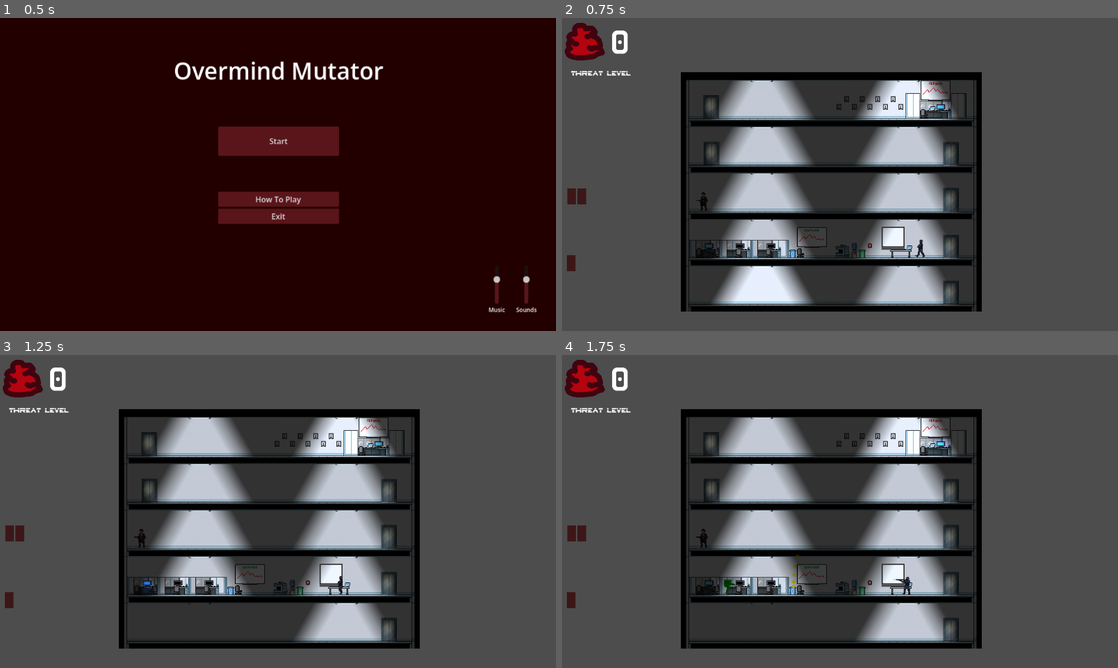
Above: before the commit, frames 1-4 (two rows, left to right).
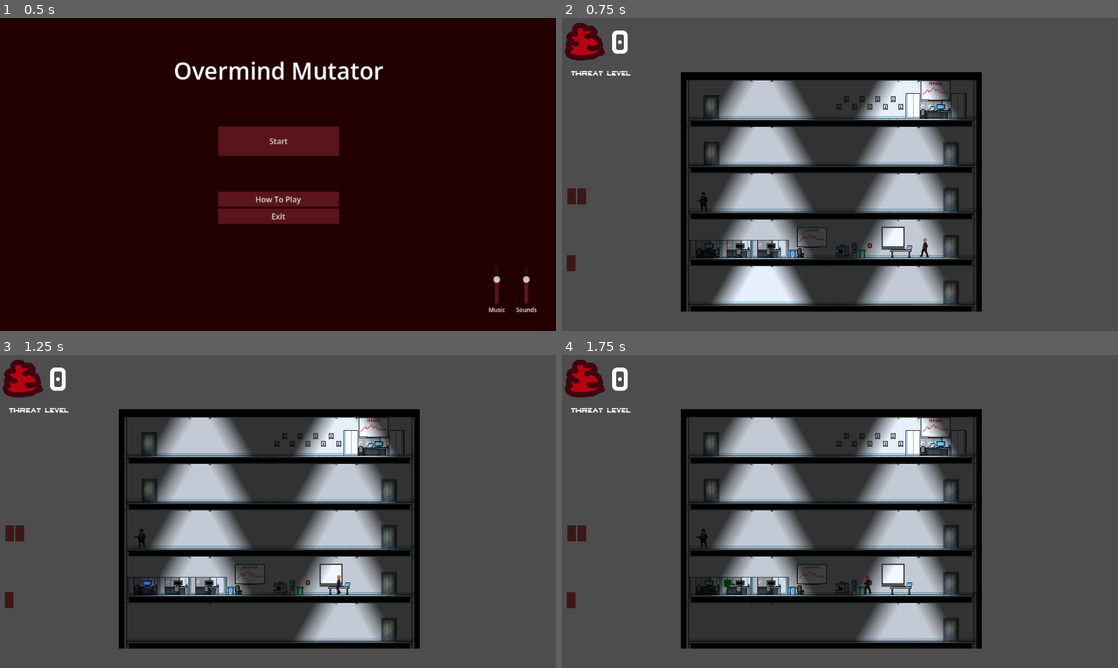
Above: after the commit, the same moments.

Repository: Lambosaurus/wildjam-mutation
Game: Godot game, scene res://ui/start_screen.tscn
Two runs of this game, one before a commit and one after it. Both use one fixed random seed, a clock stepped at 60 frames per second and the inputs below.
Inputs (mouse positions are in pixels of both pictures, inside the frame that each line leads up to):
- Up to frame 1 (0.5 s): no input
- Up to frame 2 (0.75 s): click "Start" at 0.5 s
- Up to frame 3 (1.25 s): no input
- Up to frame 4 (1.75 s): tap Enter at 1.25 s; drag from (584, 533) to (951, 630) at 1.27 s

Frame 1 is identical in both runs. In frame 2, less than 0.1% of the frame differs, in the area x 63-66%, y 70-77%; in frame 3, less than 0.1%; in frame 4, 0.1%, in the area x 41-63%, y 64-77%.

Commit message:
Update human stats

Diff:
--- a/creatures/human/human.tscn
+++ b/creatures/human/human.tscn
@@ -39,6 +39,7 @@
 shape = SubResource("RectangleShape2D_gnv0q")
 
 [node name="TargetSelector" parent="." unique_id=1093162238 instance=ExtResource("4_iru6h")]
+visible = false
 target_bit = 3
 
 [node name="Sprite2D" type="Sprite2D" parent="." unique_id=1666293401]
--- a/creatures/human/types/boss.tres
+++ b/creatures/human/types/boss.tres
@@ -12,7 +12,7 @@
 giblet_count = 25
 sprites = ExtResource("2_4k5br")
 flee_range = 0.0
-shoot_range = 800.0
+shoot_range = 400.0
 shoot_duration = 0.15
 bullet_damage = 35.0
 bullet_spread = 0.3
--- a/creatures/human/types/janitor.tres
+++ b/creatures/human/types/janitor.tres
@@ -8,7 +8,6 @@
 name = "Janitor"
 giblet_count = 4
 sprites = ExtResource("2_8tu1j")
-flee_range = 300.0
 melee_range = 50.0
 melee_damage = 35.0
 metadata/_custom_type_script = "uid://xg3orhtcol5l"
--- a/creatures/human/types/office_chad.tres
+++ b/creatures/human/types/office_chad.tres
@@ -11,6 +11,7 @@
 run_speed = 150.0
 giblet_count = 7
 sprites = ExtResource("2_ob20x")
+flee_range = 100.0
 melee_range = 50.0
 melee_damage = 25.0
 metadata/_custom_type_script = "uid://xg3orhtcol5l"
--- a/creatures/human/types/office_manager.tres
+++ b/creatures/human/types/office_manager.tres
@@ -9,9 +9,9 @@
 max_health = 125.0
 giblet_count = 6
 sprites = ExtResource("2_36jdv")
-chase_range = 600.0
-flee_range = 100.0
-shoot_range = 500.0
+chase_range = 400.0
+flee_range = 75.0
+shoot_range = 300.0
 shoot_duration = 1.0
 bullet_damage = 35.0
 metadata/_custom_type_script = "uid://xg3orhtcol5l"
--- a/creatures/human/types/office_worker.tres
+++ b/creatures/human/types/office_worker.tres
@@ -7,5 +7,5 @@
 script = ExtResource("1_s73uf")
 name = "Office Worker"
 sprites = ExtResource("2_healn")
-flee_range = 300.0
+flee_range = 150.0
 metadata/_custom_type_script = "uid://xg3orhtcol5l"
--- a/creatures/human/types/science_security.tres
+++ b/creatures/human/types/science_security.tres
@@ -11,8 +11,9 @@
 run_speed = 150.0
 giblet_count = 8
 sprites = ExtResource("2_fb4cg")
-flee_range = 100.0
-shoot_range = 500.0
+chase_range = 400.0
+flee_range = 75.0
+shoot_range = 300.0
 shoot_duration = 0.25
 bullet_damage = 10.0
 bullet_spread = 0.2
--- a/creatures/human/types/scientist.tres
+++ b/creatures/human/types/scientist.tres
@@ -11,5 +11,5 @@
 run_speed = 150.0
 giblet_count = 6
 sprites = ExtResource("2_hv2kx")
-flee_range = 250.0
+flee_range = 150.0
 metadata/_custom_type_script = "uid://xg3orhtcol5l"
--- a/creatures/human/types/security_enforcer.tres
+++ b/creatures/human/types/security_enforcer.tres
@@ -9,8 +9,9 @@
 max_health = 150.0
 giblet_count = 7
 sprites = ExtResource("2_ufmkq")
-chase_range = 600.0
-shoot_range = 300.0
+chase_range = 400.0
+flee_range = 75.0
+shoot_range = 200.0
 shoot_duration = 1.5
 bullet_damage = 10.0
 bullet_count = 6
--- a/creatures/human/types/security_guard.tres
+++ b/creatures/human/types/security_guard.tres
@@ -11,7 +11,7 @@
 run_speed = 300.0
 giblet_count = 7
 sprites = ExtResource("2_n2uqf")
-chase_range = 600.0
-flee_range = 150.0
-shoot_range = 400.0
+chase_range = 500.0
+flee_range = 75.0
+shoot_range = 350.0
 metadata/_custom_type_script = "uid://xg3orhtcol5l"
--- a/creatures/human/types/security_officer.tres
+++ b/creatures/human/types/security_officer.tres
@@ -11,7 +11,7 @@
 run_speed = 250.0
 giblet_count = 7
 sprites = ExtResource("2_yhg8q")
-chase_range = 600.0
-flee_range = 100.0
-shoot_range = 400.0
+chase_range = 450.0
+flee_range = 75.0
+shoot_range = 300.0
 metadata/_custom_type_script = "uid://xg3orhtcol5l"
--- a/creatures/human/types/swat_defender.tres
+++ b/creatures/human/types/swat_defender.tres
@@ -11,8 +11,8 @@
 run_speed = 100.0
 giblet_count = 10
 sprites = ExtResource("2_eban2")
-chase_range = 800.0
+chase_range = 600.0
 flee_range = 0.0
-shoot_range = 400.0
+shoot_range = 250.0
 shoot_duration = 1.0
 metadata/_custom_type_script = "uid://xg3orhtcol5l"
--- a/creatures/human/types/swat_offender.tres
+++ b/creatures/human/types/swat_offender.tres
@@ -11,9 +11,9 @@
 run_speed = 150.0
 giblet_count = 10
 sprites = ExtResource("2_xjf83")
-chase_range = 800.0
+chase_range = 600.0
 flee_range = 0.0
-shoot_range = 500.0
+shoot_range = 350.0
 shoot_duration = 1.0
 bullet_damage = 10.0
 bullet_count = 10
--- a/main/main.tscn
+++ b/main/main.tscn
@@ -11,11 +11,11 @@
 [ext_resource type="PackedScene" uid="uid://di2lvp77xng0n" path="res://building/building_tiles.tscn" id="10_0i4oc"]
 [ext_resource type="PackedScene" uid="uid://dcejudxtfvrn8" path="res://building/components/transporter/elevator/pixel_floor_stop.tscn" id="10_bsumw"]
 [ext_resource type="AudioStream" uid="uid://dtmocdv8smevh" path="res://sounds/music/mutation_more_beaty.mp3" id="10_fwcvl"]
+[ext_resource type="Resource" uid="uid://bwissqiav15ti" path="res://creatures/human/types/office_manager.tres" id="10_n3o0a"]
 [ext_resource type="Script" uid="uid://bi1k76fl1ws63" path="res://sounds/game_music.gd" id="11_bsumw"]
 [ext_resource type="PackedScene" uid="uid://bvyey1fdeivis" path="res://building/components/lighting/point-light.tscn" id="13_na0o7"]
 [ext_resource type="Texture2D" uid="uid://dkf32vbobi1wy" path="res://building/components/lighting/trapezoid-mask.png" id="14_73k8k"]
 [ext_resource type="Texture2D" uid="uid://y88epottr0vf" path="res://building/components/lighting/radial-mask.png" id="15_5xyti"]
-[ext_resource type="Resource" uid="uid://b1lon1018wttr" path="res://creatures/human/types/swat_offender.tres" id="16_n3o0a"]
 
 [node name="Main" type="Node2D" unique_id=634852315]
 script = ExtResource("1_3wy1v")
@@ -88,8 +88,8 @@
 human_type = ExtResource("9_5xyti")
 
 [node name="Human" parent="Humans" unique_id=1468003654 instance=ExtResource("2_pjrb6")]
-position = Vector2(749, 470)
-human_type = ExtResource("16_n3o0a")
+position = Vector2(761, 474)
+human_type = ExtResource("10_n3o0a")
 
 [node name="MainCamera" type="Camera2D" parent="." unique_id=35768897]
 position = Vector2(575, 326)
